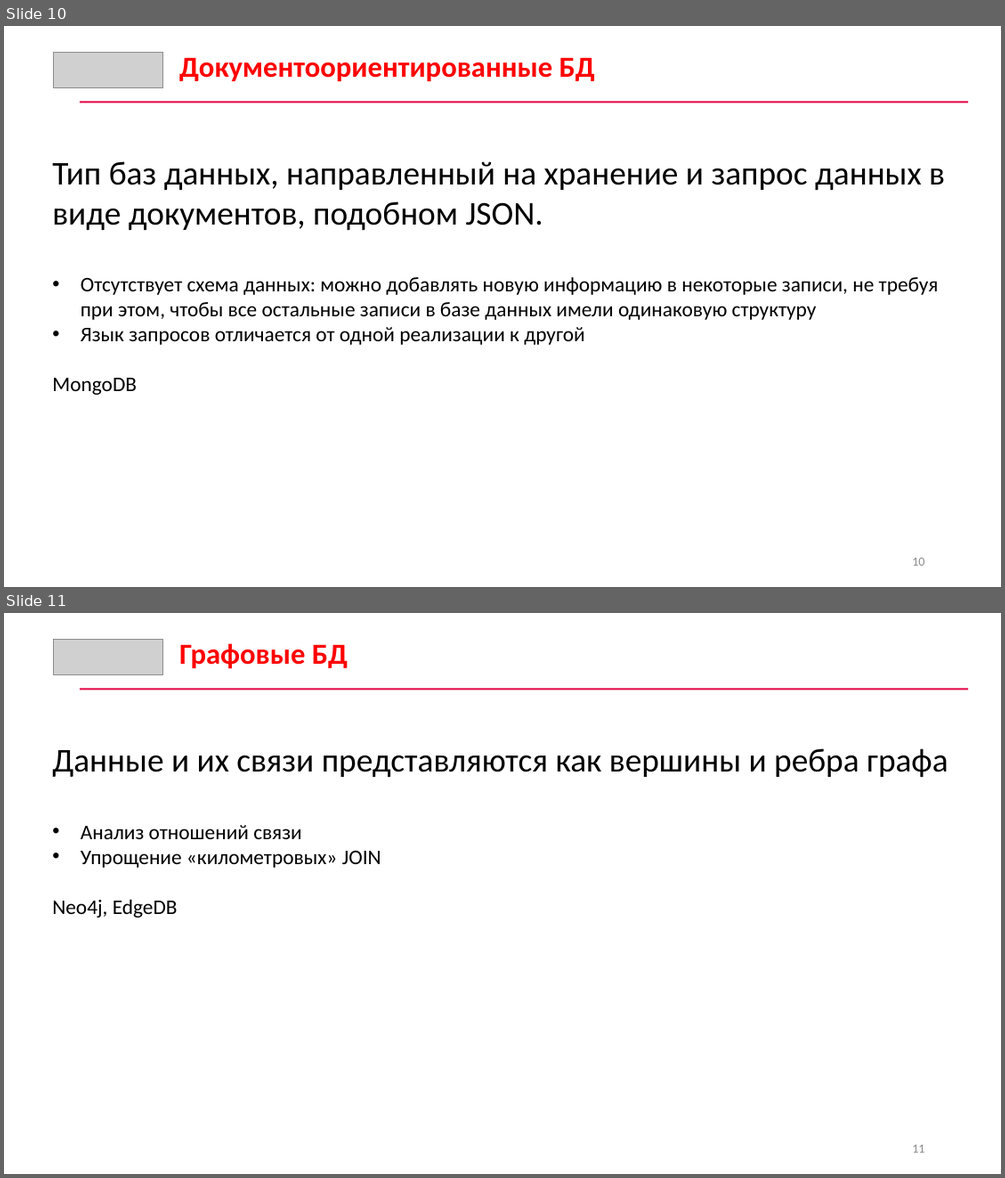
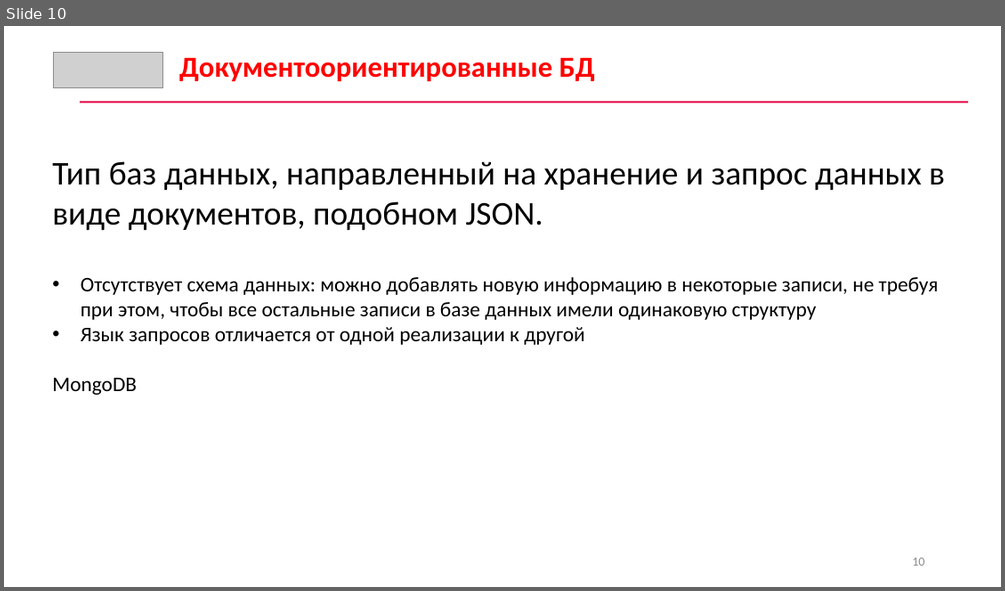
Before and after one commit to CyberLympha/data-analyze-for-cybersecurity, a slide deck: Лекции/3/Лекция 3 Методы хранения и анализа информации.pptx. Shown one above the other, each under a label of ours: slides 10 and 11 before the commit, slide 10 after it. The pictures are 1005x1178 and 1005x591 pixels, drawn with LibreOffice and Linux fonts; fonts in the diff are those of the drawing; grey boxes stand for pictures. Boxes give left, top, right and bottom in pixels: in the first picture for what was removed or moved away, otherwise in the second. Text is boxed around its words. In the diff, an @@ line names an element or a change of style, - is before the commit and + after.

```diff
--- a/Лекции/3/Лекция 3 Методы хранения и анализа информации.pptx
+++ b/Лекции/3/Лекция 3 Методы хранения и анализа информации.pptx
@@ slide 11 removed at (x1=4, y1=613, x2=1001, y2=1174), background #FFFFFF @@
@@ picture removed at (x1=53, y1=639, x2=163, y2=675) @@
@@ text removed at (x1=179, y1=643, x2=348, y2=669) @@
-Графовые БД
@@ rectangle removed at (x1=80, y1=689, x2=968, y2=690) @@
@@ text removed at (x1=52, y1=748, x2=948, y2=917) @@
-Данные и их связи представляются как вершины и ребра графа
-• Анализ отношений связи
-• Упрощение «километровых» JOIN
-Neo4j, EdgeDB
@@ page number removed at (x1=912, y1=1144, x2=924, y2=1152) @@
-11
```
Also in this commit, not shown: 7 slides changed.
